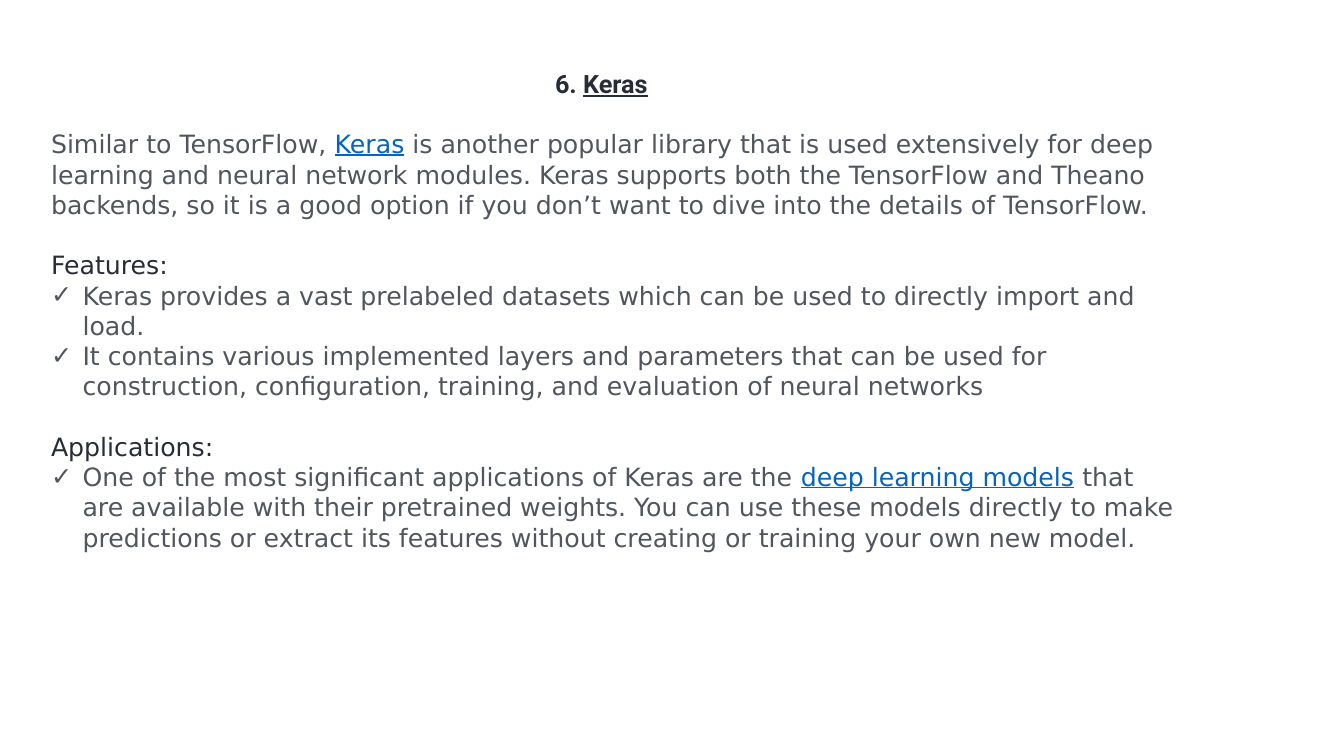
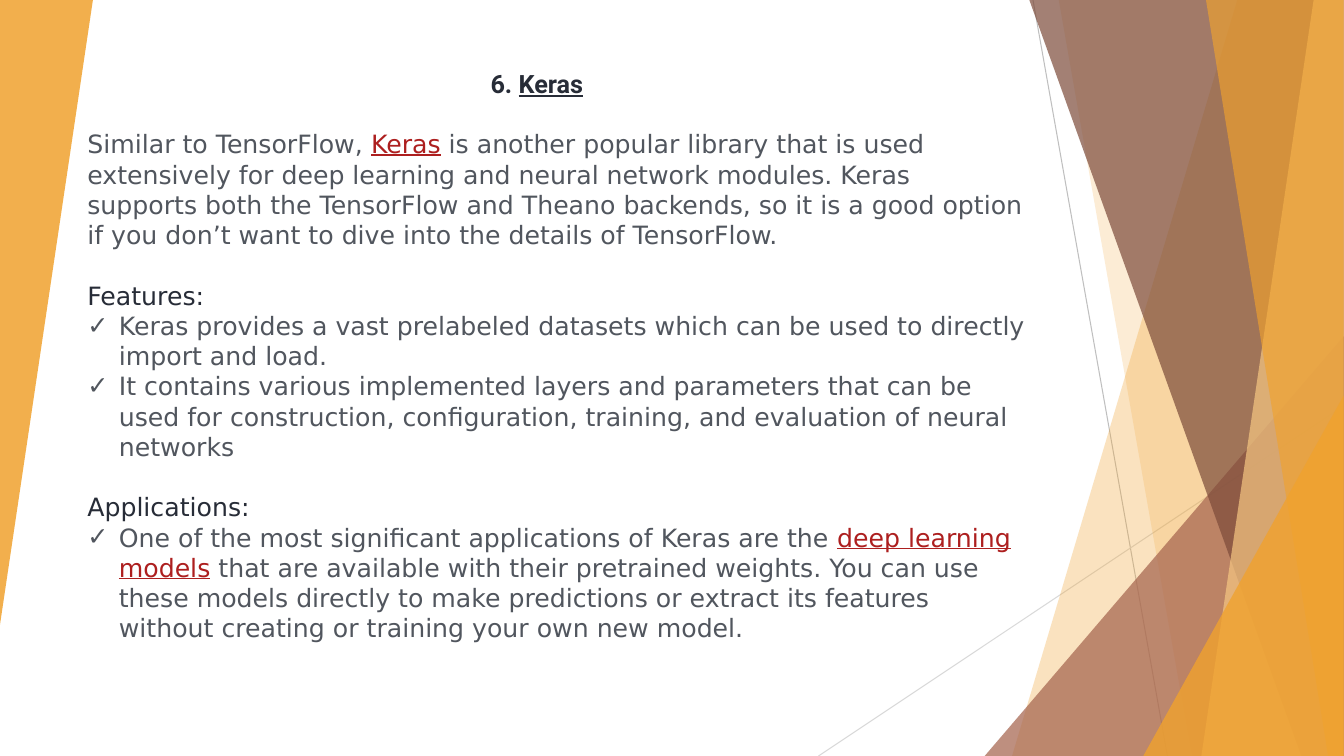
Before and after one commit to pallavimulik/Pallavi_DPDS202108, a slide deck: slide 7 of PythonTutorial/Presentation/PPtonlibraries.pptx. Drawn at 1344x756 pixels with LibreOffice and Linux fonts; fonts in the diff are those of the drawing. Boxes give left, top, right and bottom in pixels: in the first picture for what was removed or moved away, otherwise in the second. Text is boxed around its words. In the diff, an @@ line names an element or a change of style, - is before the commit and + after.

```diff
--- a/PythonTutorial/Presentation/PPtonlibraries.pptx
+++ b/PythonTutorial/Presentation/PPtonlibraries.pptx
@@ group added at <box>0,0,1344,756</box>: 5 freeform shapes, 3 triangles, 2 lines @@
@@ text "6. Keras": place and size @@
-text "6. Keras" at <box>51,75,1173,553</box>
+text "6. Keras" at <box>87,75,1025,643</box>
@@ text at <box>87,134,1023,643</box>: text colour #0563C1 to #AD1F1F in "Keras", "deep learning models" @@
```
Also in this commit, not shown: 10 other slides changed, 2 other files.
